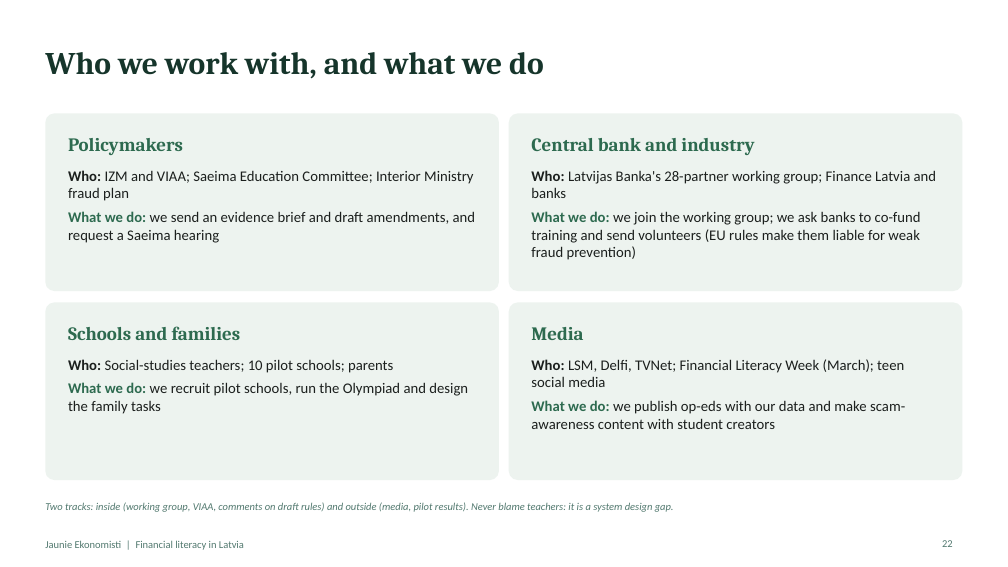
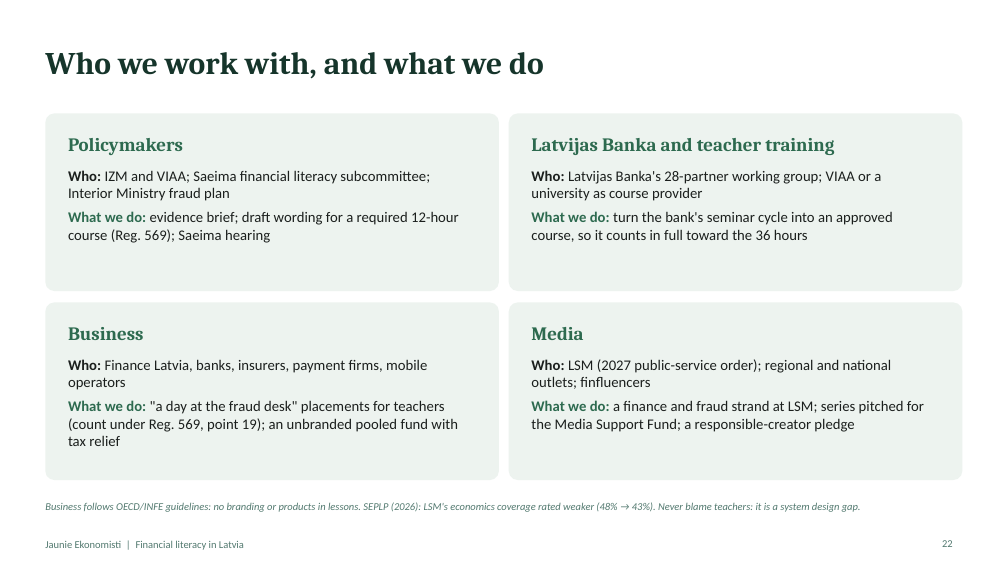
Before and after one commit to ArtisLV890/Elective-Impact-Making-for-the-Competitiveness-and-Data-Driven-Decisions-2026-2027, a slide deck: slide 22 of financial-literacy/presentation/Financial literacy in Latvia - presentation.pptx. Drawn at 1008x567 pixels with LibreOffice and Linux fonts; fonts in the diff are those of the drawing. Boxes give left, top, right and bottom in pixels: in the first picture for what was removed or moved away, otherwise in the second. Text is boxed around its words. In the diff, an @@ line names an element or a change of style, - is before the commit and + after.

```diff
--- a/financial-literacy/presentation/Financial literacy in Latvia - presentation.pptx
+++ b/financial-literacy/presentation/Financial literacy in Latvia - presentation.pptx
@@ text at (531, 138, 834, 155): text changed @@
-Central bank and industry
+Latvijas Banka and teacher training
@@ text at (68, 170, 459, 243): text changed @@
-Who: IZM and VIAA; Saeima Education Committee; Interior Ministry fraud plan
-What we do: we send an evidence brief and draft amendments, and request a Saeima hearing
+Who: IZM and VIAA; Saeima financial literacy subcommittee; Interior Ministry fraud plan
+What we do: evidence brief; draft wording for a required 12-hour course (Reg. 569); Saeima hearing
@@ text at (531, 170, 893, 242): text changed @@
-Who: Latvijas Banka's 28-partner working group; Finance Latvia and banks
-What we do: we join the working group; we ask banks to co-fund training and send volunteers (EU rules make them liable for weak fraud prevention)
+Who: Latvijas Banka's 28-partner working group; VIAA or a university as course provider
+What we do: turn the bank's seminar cycle into an approved course, so it counts in full toward the 36 hours
@@ text at (68, 327, 144, 340): text changed @@
-Schools and families
+Business
@@ text at (68, 359, 458, 446): text changed @@
-Who: Social-studies teachers; 10 pilot schools; parents
-What we do: we recruit pilot schools, run the Olympiad and design the family tasks
+Who: Finance Latvia, banks, insurers, payment firms, mobile operators
+What we do: "a day at the fraud desk" placements for teachers (count under Reg. 569, point 19); an unbranded pooled fund with tax relief
@@ text at (531, 359, 924, 432): text changed @@
-Who: LSM, Delfi, TVNet; Financial Literacy Week (March); teen social media
-What we do: we publish op-eds with our data and make scam-awareness content with student creators
+Who: LSM (2027 public-service order); regional and national outlets; finfluencers
+What we do: a finance and fraud strand at LSM; series pitched for the Media Support Fund; a responsible-creator pledge
@@ text at (45, 502, 861, 512): text changed @@
-Two tracks: inside (working group, VIAA, comments on draft rules) and outside (media, pilot results). Never blame teachers: it is a system design gap.
+Business follows OECD/INFE guidelines: no branding or products in lessons. SEPLP (2026): LSM's economics coverage rated weaker (48% → 43%). Never blame teachers: it is a system design gap.
```
Also in this commit, not shown: 3 other slides changed, 3 other files.
